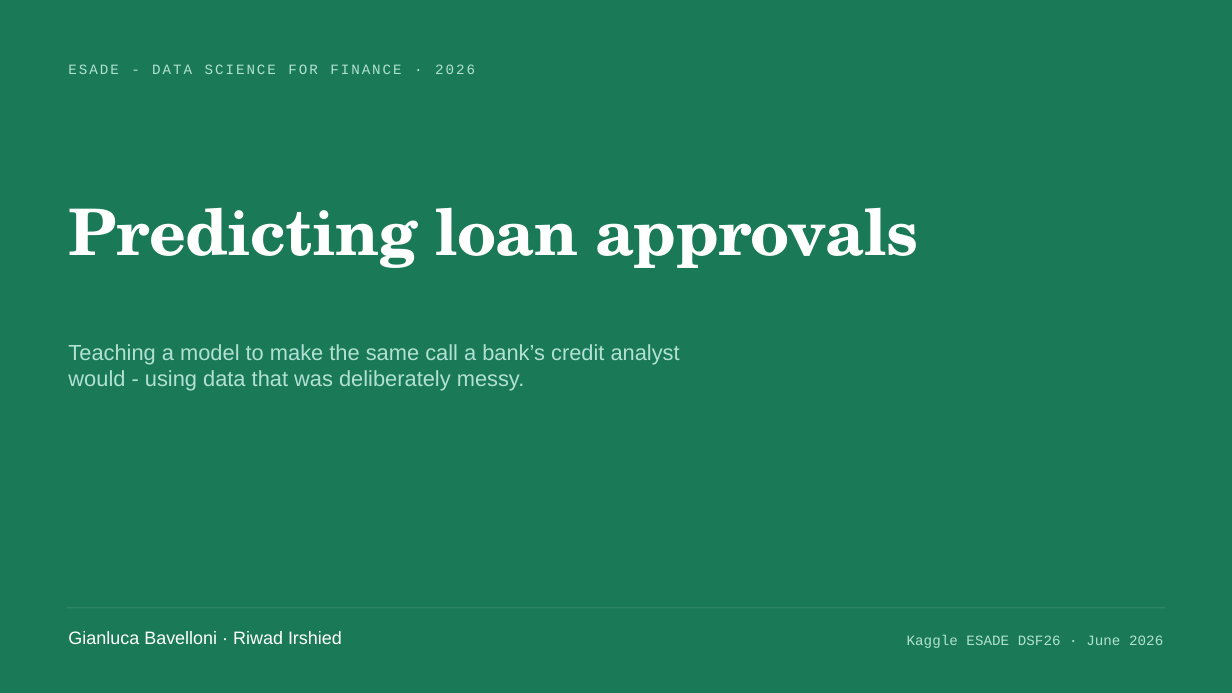
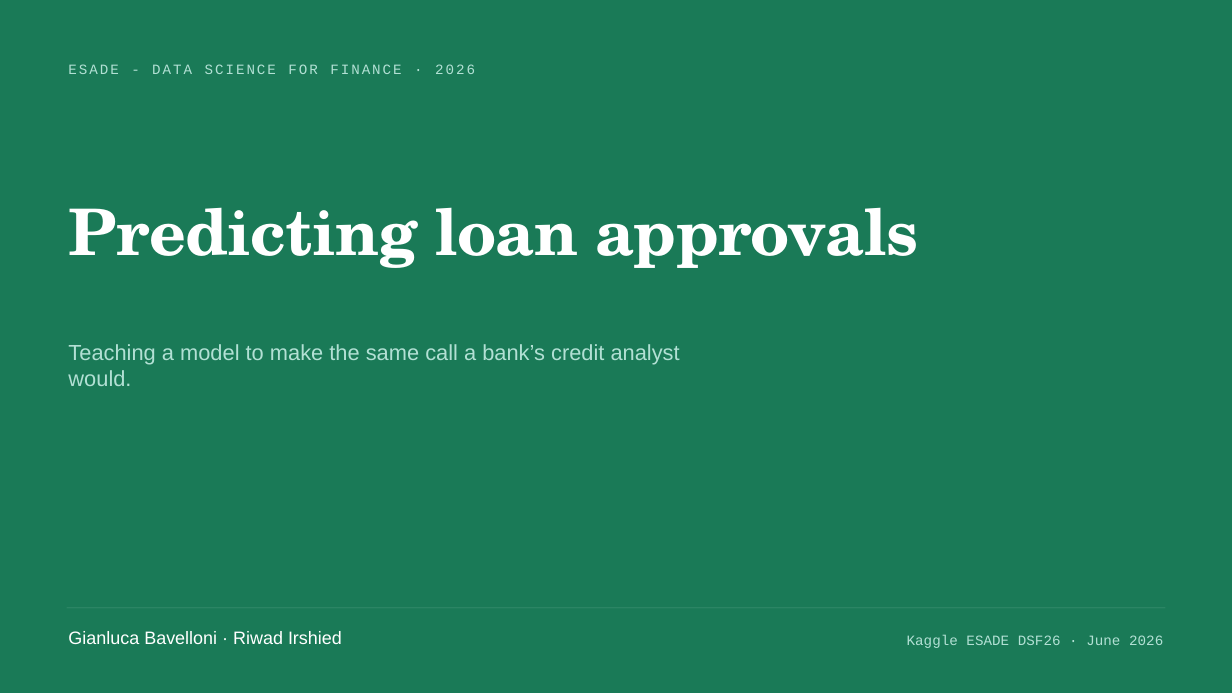
Before and after one commit to GianlucaBave/final-data-finance, a slide deck: slide 1 of presentation/Consulting_Finance_ML_Slides.pptx. Drawn at 1232x693 pixels with LibreOffice and Linux fonts; fonts in the diff are those of the drawing. Boxes give left, top, right and bottom in pixels: in the first picture for what was removed or moved away, otherwise in the second. Text is boxed around its words. In the diff, an @@ line names an element or a change of style, - is before the commit and + after.

```diff
--- a/presentation/Consulting_Finance_ML_Slides.pptx
+++ b/presentation/Consulting_Finance_ML_Slides.pptx
@@ text at [68,344,680,386]: text changed @@
-Teaching a model to make the same call a bank’s credit analyst would - using data that was deliberately messy.
+Teaching a model to make the same call a bank’s credit analyst would.
```
Also in this commit, not shown: 2 other slides changed.
